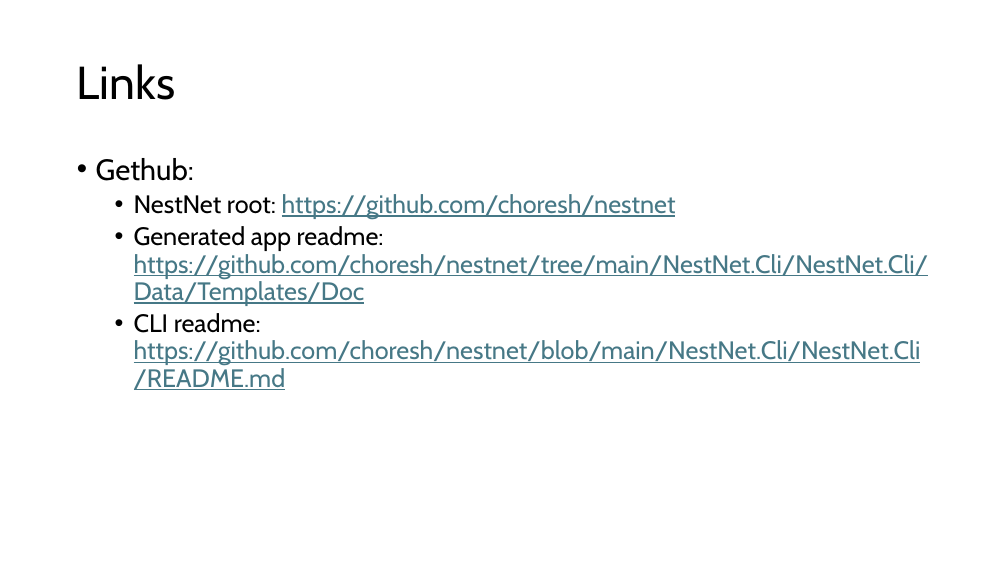
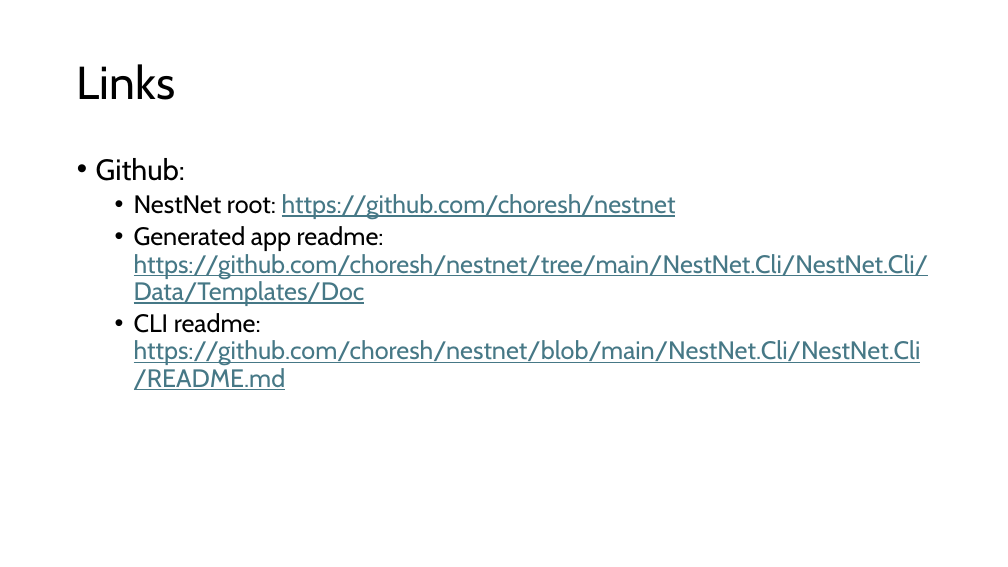
Before and after one commit to choresh/nestnet, a slide deck: slide 8 of NestNet.pptx. Drawn at 1008x567 pixels with LibreOffice and Linux fonts; fonts in the diff are those of the drawing. Boxes give left, top, right and bottom in pixels: in the first picture for what was removed or moved away, otherwise in the second. Text is boxed around its words. In the diff, an @@ line names an element or a change of style, - is before the commit and + after.

```diff
--- a/NestNet.pptx
+++ b/NestNet.pptx
@@ text at bbox=[96, 158, 185, 181]: text changed @@
-• Gethub:
+• Github:
```
